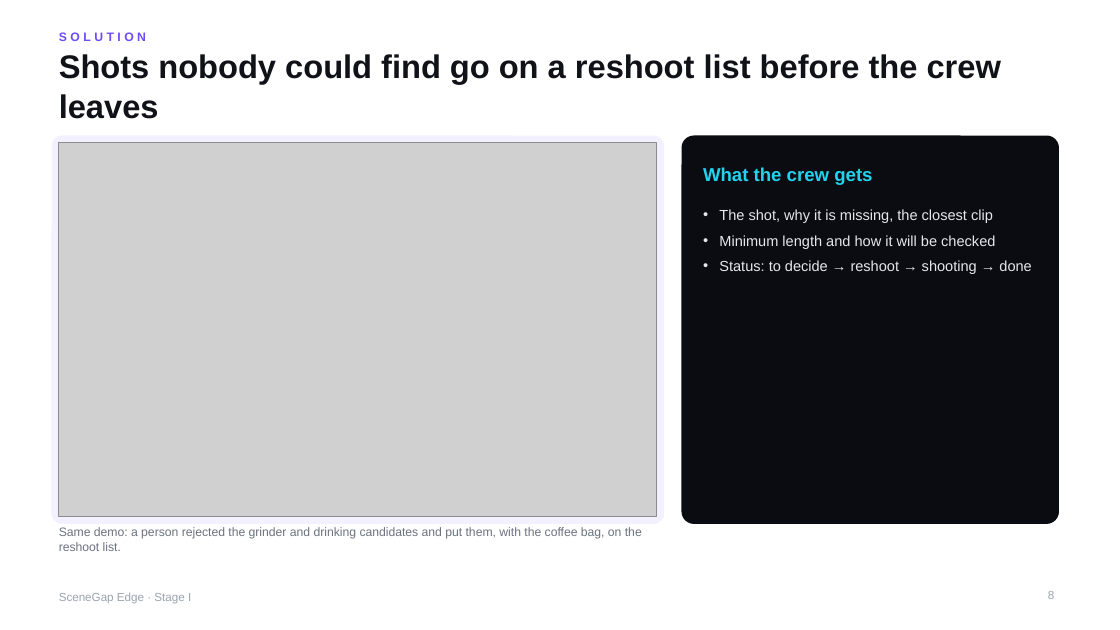
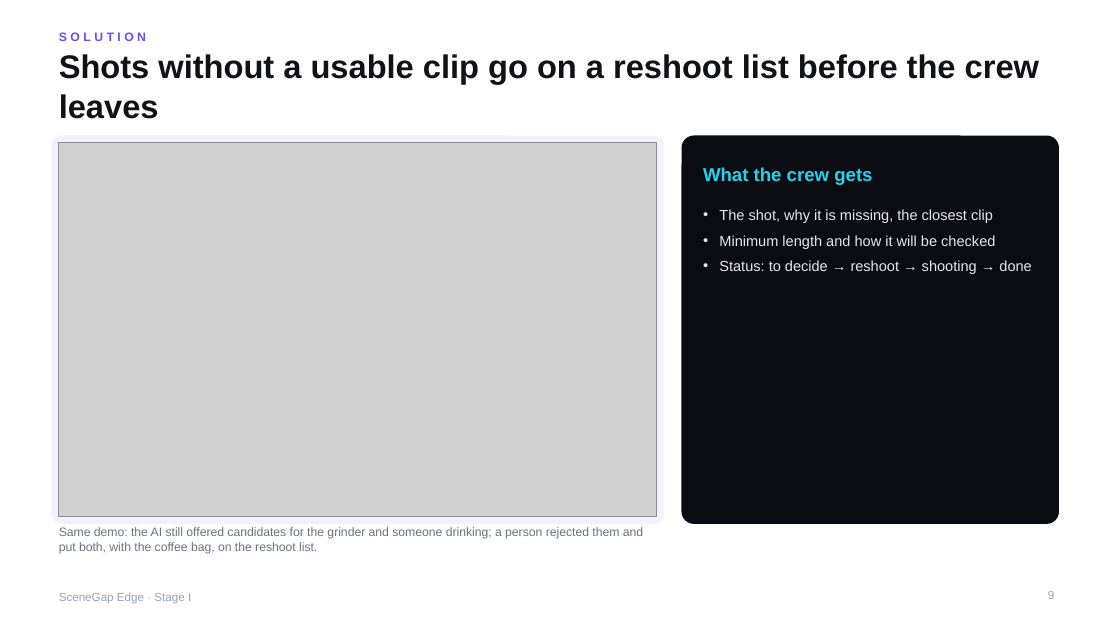
Before and after one commit to yu9bryan/scenegap-edge, a slide deck: slide 9 of docs/deck/SceneGapEdge_StageI_Proposal.pptx (slide 8 before the commit). Drawn at 1120x630 pixels with LibreOffice and Linux fonts; fonts in the diff are those of the drawing; grey boxes stand for pictures. Boxes give left, top, right and bottom in pixels: in the first picture for what was removed or moved away, otherwise in the second. Text is boxed around its words. In the diff, an @@ line names an element or a change of style, - is before the commit and + after.

```diff
--- a/docs/deck/SceneGapEdge_StageI_Proposal.pptx
+++ b/docs/deck/SceneGapEdge_StageI_Proposal.pptx
@@ title at box(59, 54, 1039, 119): text changed @@
-Shots nobody could find go on a reshoot list before the crew leaves
+Shots without a usable clip go on a reshoot list before the crew leaves
@@ text at box(59, 527, 643, 554): text changed @@
-Same demo: a person rejected the grinder and drinking candidates and put them, with the coffee bag, on the reshoot list.
+Same demo: the AI still offered candidates for the grinder and someone drinking; a person rejected them and put both, with the coffee bag, on the reshoot list.
```
Also in this commit, not shown: 21 other slides changed, 4 slides added, 2 slides removed, 16 other files.
